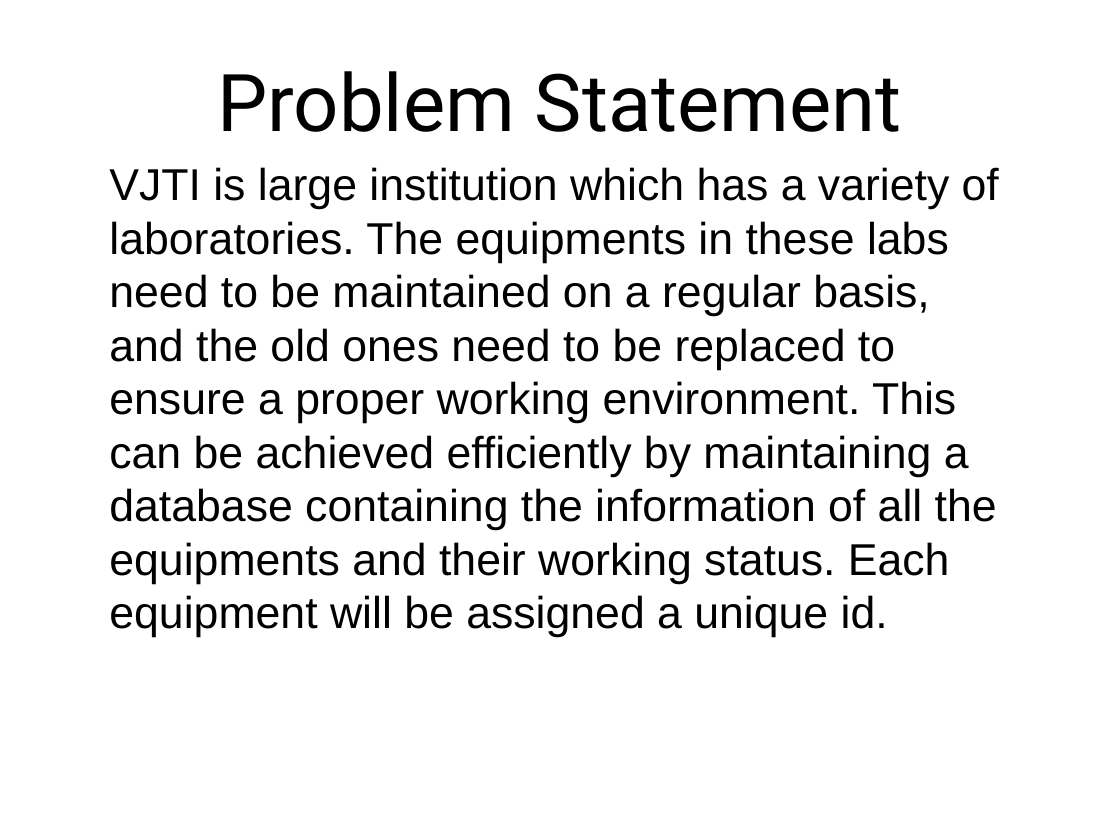
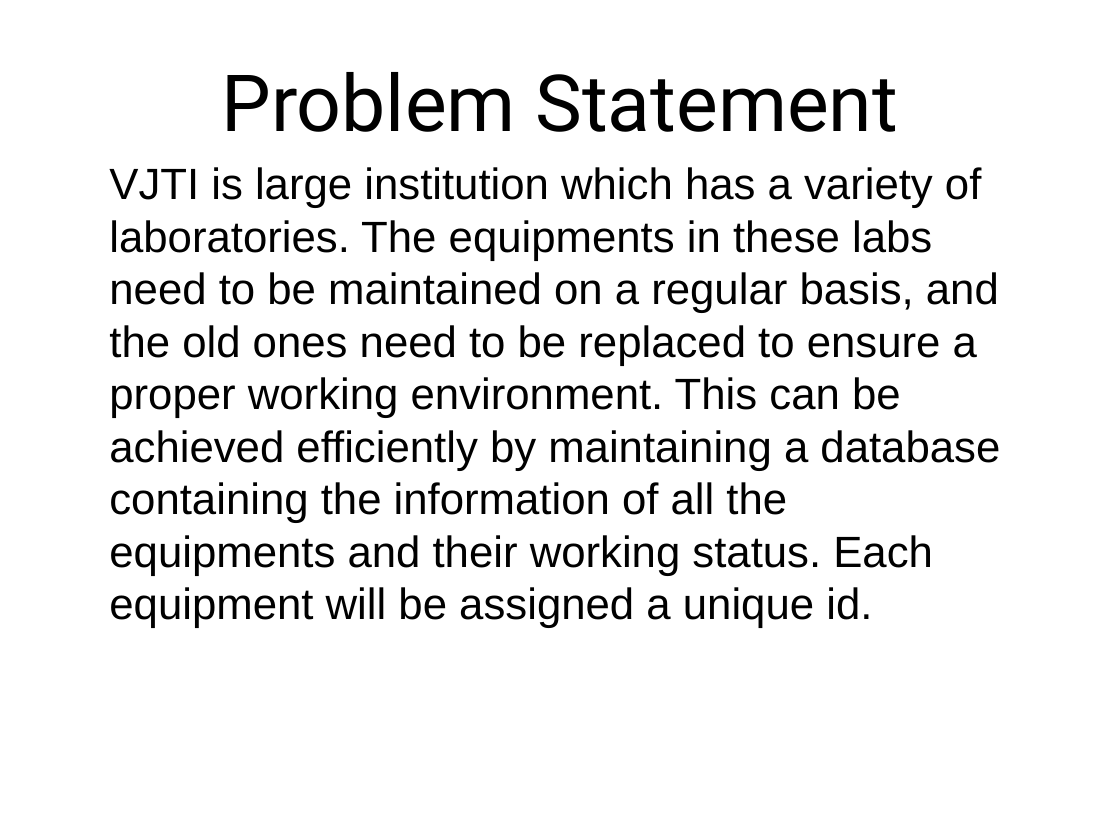
Before and after one commit to SanketSKasar/VJTI-DBA-Project, a slide deck: slide 2 of ProjectDetails/Presentation.pptx. Drawn at 1120x840 pixels with LibreOffice and Linux fonts; fonts in the diff are those of the drawing. Boxes give left, top, right and bottom in pixels: in the first picture for what was removed or moved away, otherwise in the second. Text is boxed around its words. In the diff, an @@ line names an element or a change of style, - is before the commit and + after.

```diff
--- a/ProjectDetails/Presentation.pptx
+++ b/ProjectDetails/Presentation.pptx
@@ title "Problem Statement" at bbox=[221, 72, 898, 132]: size 72.8 to 72 pt @@
@@ text "VJTI is large institution which ..." at bbox=[109, 167, 1000, 628]: size 40.7 to 40 pt @@
```
Also in this commit, not shown: 12 other slides changed, 10 slides added, 2 slides removed, 1 other file.
